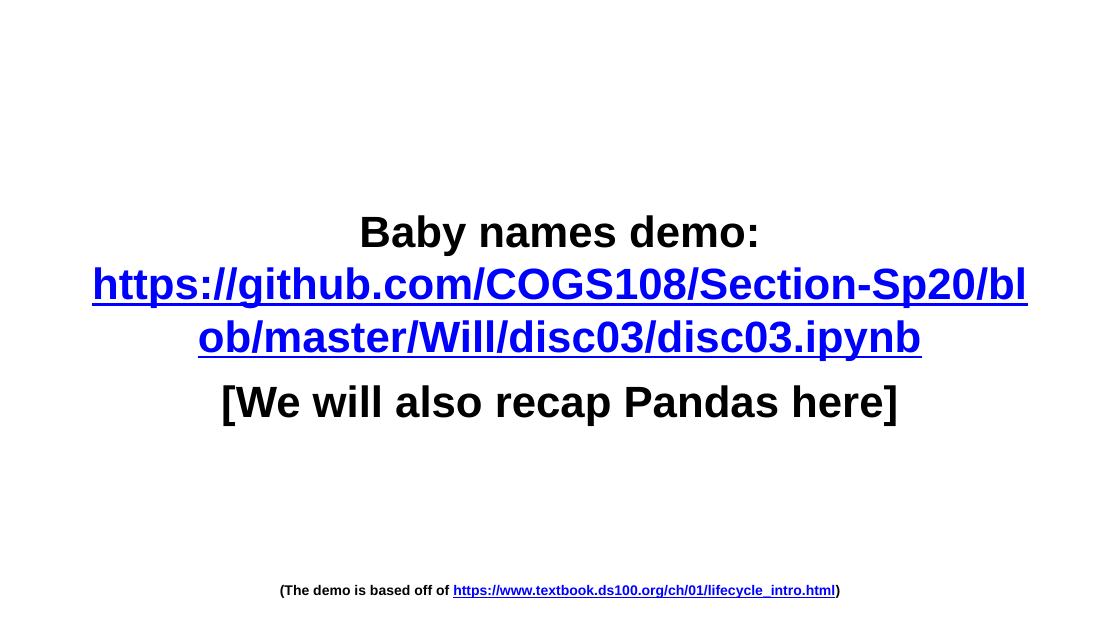
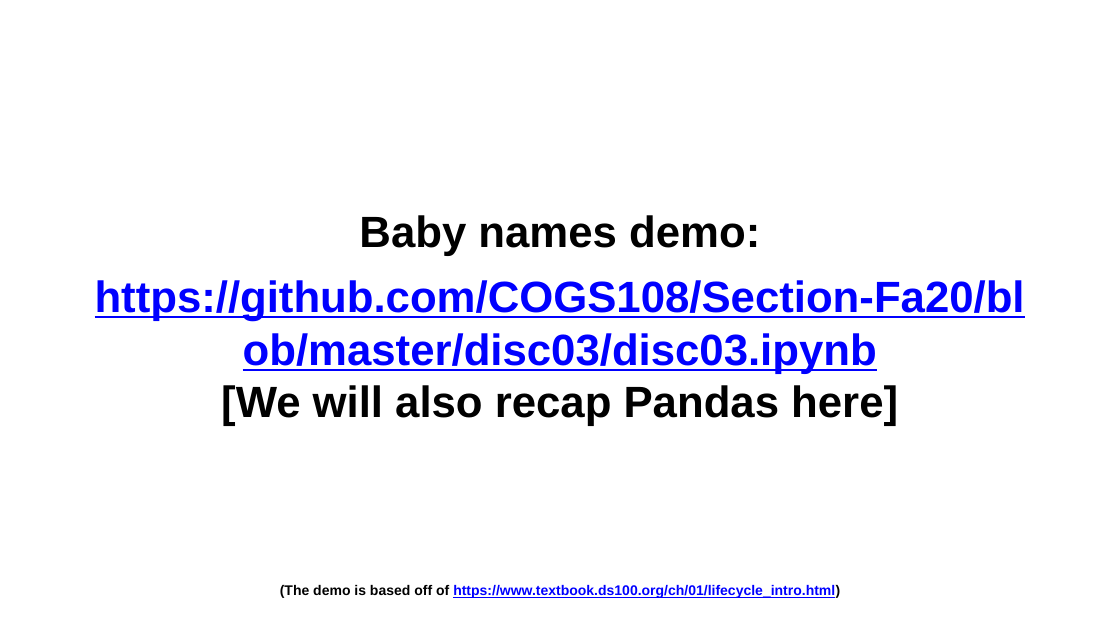
Before and after one commit to COGS108/Section-Fa20, a slide deck: slide 5 of disc03/disc03.pptx. Drawn at 1120x630 pixels with LibreOffice and Linux fonts; fonts in the diff are those of the drawing. Boxes give left, top, right and bottom in pixels: in the first picture for what was removed or moved away, otherwise in the second. Text is boxed around its words. In the diff, an @@ line names an element or a change of style, - is before the commit and + after.

Commit message:
Changes to presentation

```diff
--- a/disc03/disc03.pptx
+++ b/disc03/disc03.pptx
@@ text at <box>95,215,1025,426</box>: text changed @@
-Baby names demo:
-https://github.com/COGS108/Section-Sp20/blob/master/Will/disc03/disc03.ipynb
-[We will also recap Pandas here]
+Baby names demo:
+https://github.com/COGS108/Section-Fa20/blob/master/disc03/disc03.ipynb
+[We will also recap Pandas here]
```
